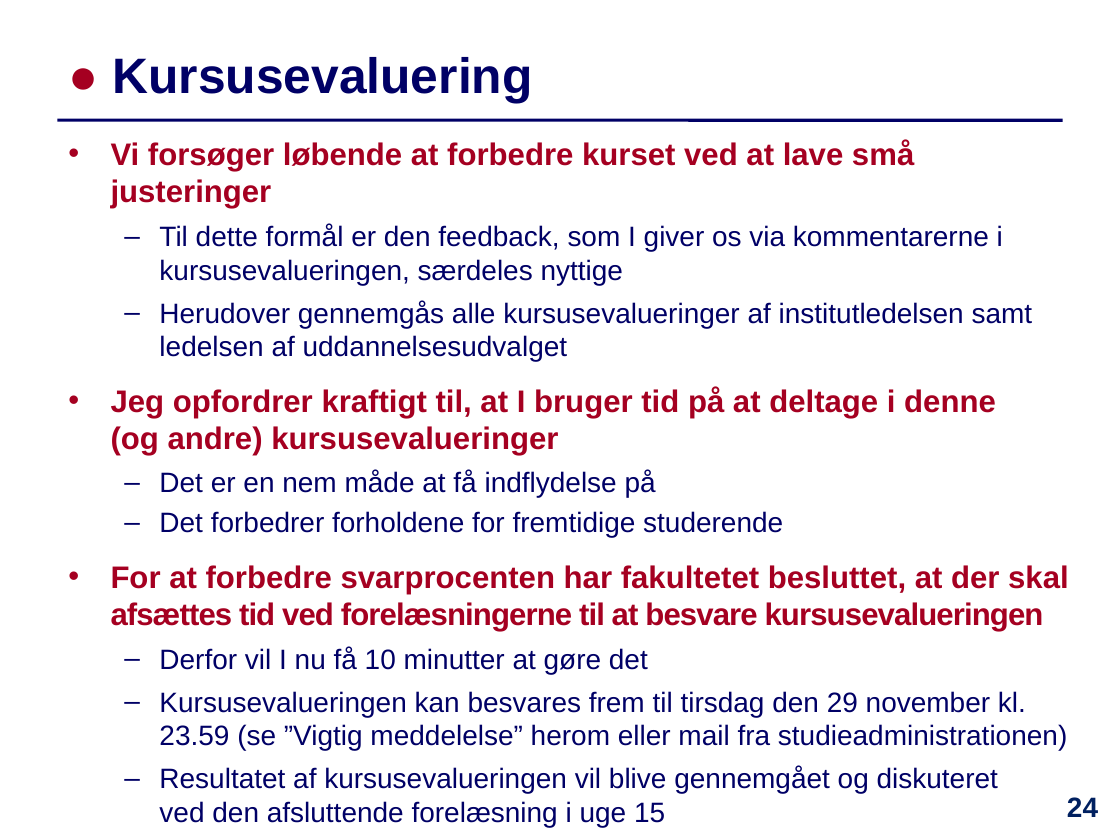
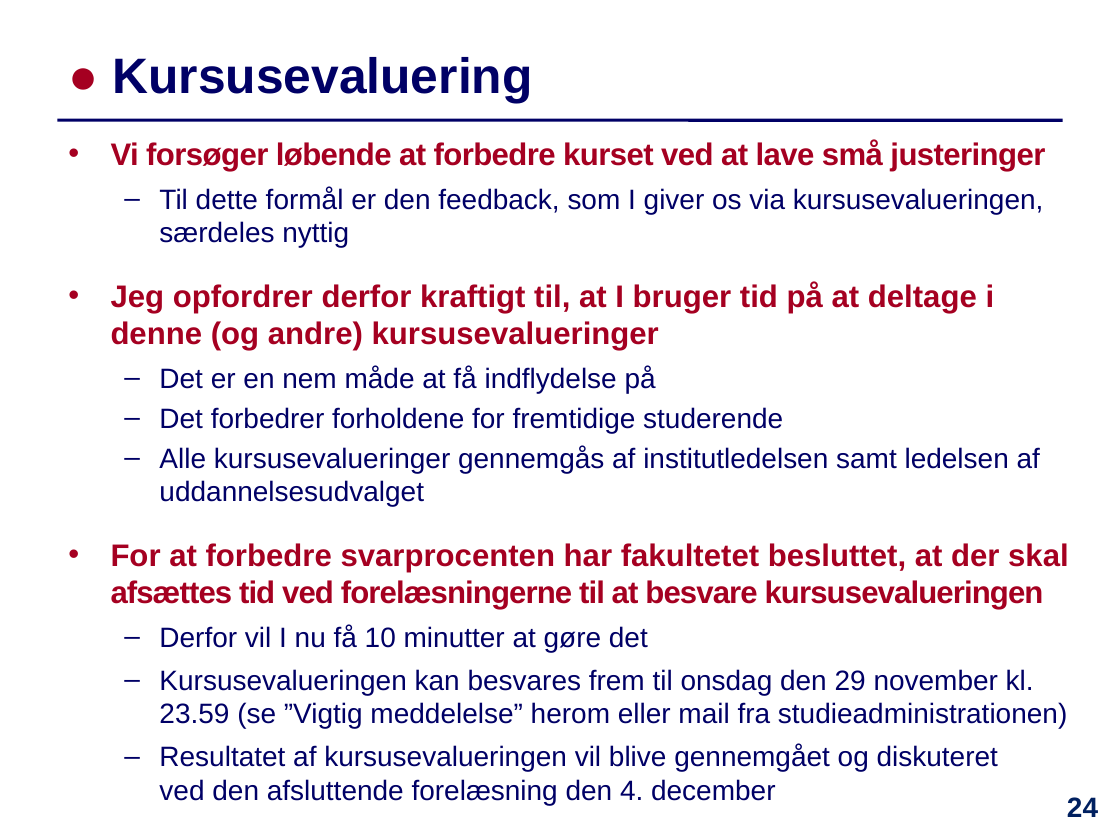
Before and after one commit to IntProgAU/Materiale, a slide deck: slide 24 of web/e23/uge_14/Slides-Uge14.pptx. Drawn at 1120x840 pixels with LibreOffice and Linux fonts; fonts in the diff are those of the drawing. Boxes give left, top, right and bottom in pixels: in the first picture for what was removed or moved away, otherwise in the second. Text is boxed around its words. In the diff, an @@ line names an element or a change of style, - is before the commit and + after.

```diff
--- a/web/e23/uge_14/Slides-Uge14.pptx
+++ b/web/e23/uge_14/Slides-Uge14.pptx
@@ text at [111,140,1069,610]: letter spacing 0 to -0.4 pt in "Vi forsøger løbende at forbedre kurset ved ..."; more space between paragraphs @@
@@ text at [111,187,1043,351]: text changed; size 18 to 20 pt; text colour #000066 to #A50021; bold on @@
-  – Til dette formål er den feedback, som I giver os via kommentarerne i kursusevalueringen, særdeles nyttige
-  – Herudover gennemgås alle kursusevalueringer af institutledelsen samt ledelsen af uddannelsesudvalget
-  • Jeg opfordrer kraftigt til, at I bruger tid på at deltage i denne
-    (og andre) kursusevalueringer
+  – Til dette formål er den feedback, som I giver os via kursusevalueringen, særdeles nyttig
+  • Jeg opfordrer derfor kraftigt til, at I bruger tid på at deltage i denne (og andre) kursusevalueringer
@@ text at [159,446,1040,506]: paragraph added @@
+  – Alle kursusevalueringer gennemgås af institutledelsen samt ledelsen af uddannelsesudvalget
@@ text at [159,669,1067,805]: text changed @@
-  – Kursusevalueringen kan besvares frem til tirsdag den 29 november kl. 23.59 (se ”Vigtig meddelelse” herom eller mail fra studieadministrationen)
-  – Resultatet af kursusevalueringen vil blive gennemgået og diskuteret
-    ved den afsluttende forelæsning i uge 15
+  – Kursusevalueringen kan besvares frem til onsdag den 29 november kl. 23.59 (se ”Vigtig meddelelse” herom eller mail fra studieadministrationen)
+  – Resultatet af kursusevalueringen vil blive gennemgået og diskuteret
+    ved den afsluttende forelæsning den 4. december
```
Also in this commit, not shown: 8 other slides changed, 1 other file.
